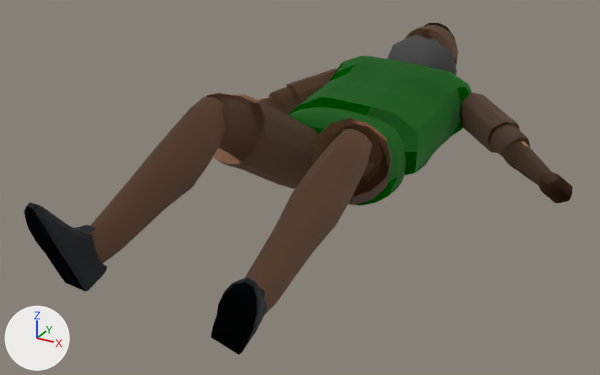
The glTF model tools/gf_exporter/output/avatars/desert_warrior.glb: old version first, new version second.
Camera for both pictures: a 50 mm camera at (1.038, -2.063, 1.005) aimed at (-0.04, -0.104, 0.025). Lighting does not change. The marker at lower left points along +X, +Y and +Z. The first picture is the older version. Where no turn or scale is listed for an object, it has been applied to the vertices. Vertices at exactly the same position are counted once.

Names of what the first picture shows: 'body', 'hair_node', 'left_ankle', 'left_elbow', 'left_knee', 'left_shoulder', 'left_thigh', 'middle', 'right_ankle', 'right_knee', 'right_shoulder', 'right_thigh' and 2 more.
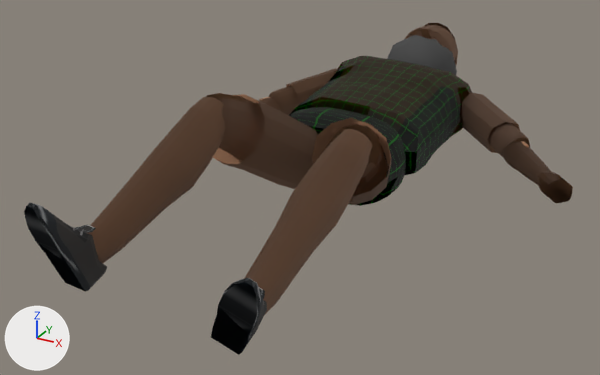
Changed parts and their boxes (x1, y1, x2, y2) in the pictures (600 x 375 px):
```json
{"part": 1, "of": "me_mesh_body", "change": "surface changed", "before": [290, 107, 406, 206], "after": [290, 107, 406, 206], "on screen": "green to black"}
{"part": 2, "of": "me_mesh_middle", "change": "surface changed", "before": [289, 56, 472, 175], "after": [289, 56, 472, 175]}
{"part": 3, "of": "me_mesh_left_ankle", "change": "surface changed", "before": [218, 278, 265, 341], "after": [218, 278, 265, 341], "on screen": "lighter"}
{"part": 4, "of": "me_mesh_right_ankle", "change": "surface changed", "before": [24, 203, 103, 287], "after": [24, 203, 103, 287], "on screen": "lighter"}
```

The change, as JSON lines over the scene's bpy script:
```json
{"block": "me_mesh_body", "where": "me_mesh_body.from_pydata(...)  # 256 vertices, 508 faces; spans x -0.208..0.207, y -0.059..0.233, z -0.134..0.124"}
{"block": "me_mesh_body", "where": "# used by ob_body; location = (0.0, 0.0, 0.081)"}
{"block": "me_mesh_body", "change": "me_mesh_body part 1: 508 kept faces spanning x -0.208..0.207, y -0.059..0.233, z -0.134..0.124 get new texture (UV) coordinates"}
{"block": "me_mesh_middle", "where": "me_mesh_middle.from_pydata(...)  # 192 vertices, 380 faces; spans x -0.259..0.259, y -0.081..0.522, z -0.122..0.174"}
{"block": "me_mesh_middle", "where": "# used by ob_middle; location = (0.0, 0.15, 0.09)"}
{"block": "me_mesh_middle", "change": "me_mesh_middle part 2: 380 kept faces spanning x -0.259..0.259, y -0.081..0.522, z -0.122..0.174 get new texture (UV) coordinates"}
{"block": "me_mesh_left_ankle", "where": "me_mesh_left_ankle.from_pydata(...)  # 72 vertices, 126 faces; spans x -0.073..0.089, y -0.149..-0.001, z -0.127..0.115"}
{"block": "me_mesh_left_ankle", "where": "# used by ob_left_ankle; location = (0.213, -0.752, 0.09)"}
{"block": "me_mesh_left_ankle", "change": "me_mesh_left_ankle part 3: 126 kept faces spanning x -0.073..0.089, y -0.149..-0.001, z -0.127..0.115 get new texture (UV) coordinates"}
{"block": "me_mesh_right_ankle", "where": "me_mesh_right_ankle.from_pydata(...)  # 72 vertices, 126 faces; spans x -0.064..0.04, y -0.156..0.006, z -0.132..0.119"}
{"block": "me_mesh_right_ankle", "where": "# used by ob_right_ankle; location = (-0.22, -0.774, 0.138)"}
{"block": "me_mesh_right_ankle", "change": "me_mesh_right_ankle part 4: 126 kept faces spanning x -0.064..0.04, y -0.156..0.006, z -0.132..0.119 get new texture (UV) coordinates"}
```
